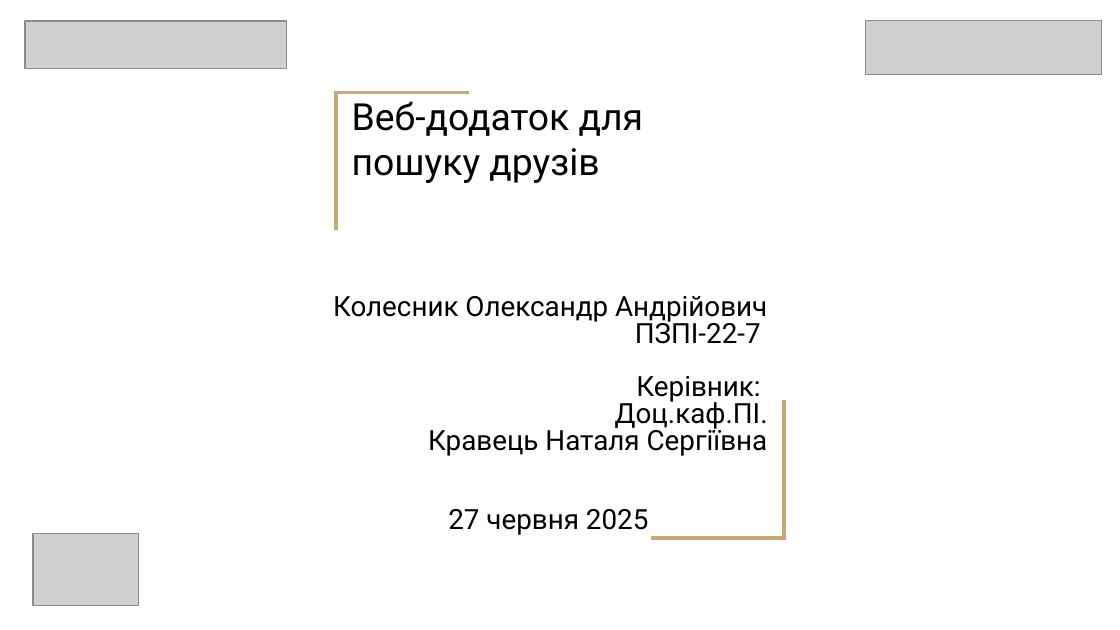
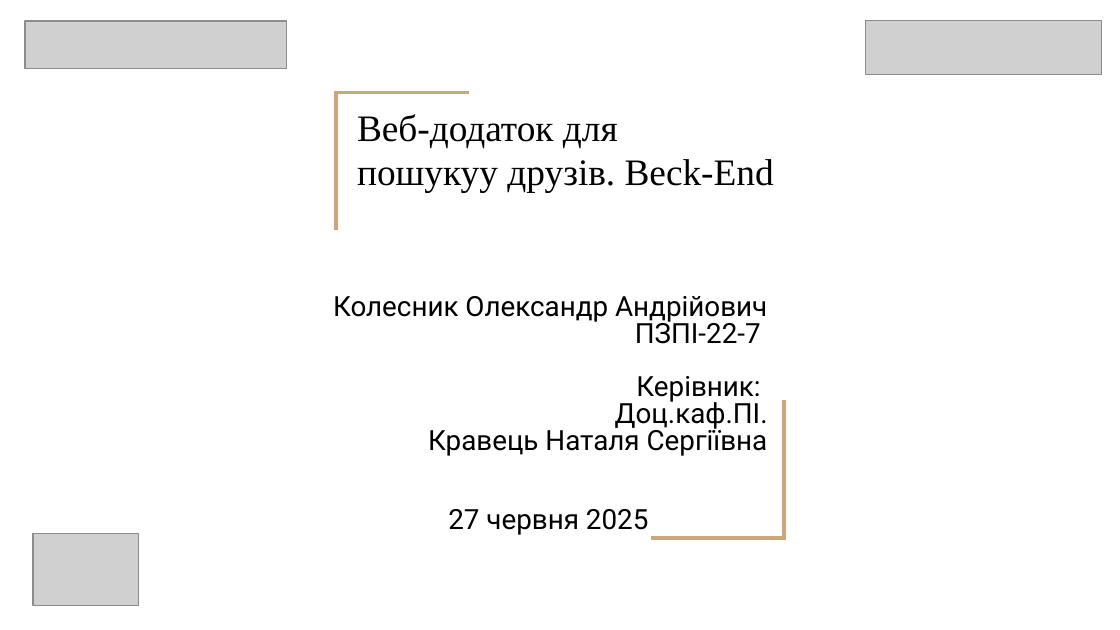
Before and after one commit to NureKolesnykOleksandr/2025_B_KKP_PZPI-22_7_Kolesnyk_O_A, a slide deck: slide 1 of 2025_Б_ККП_ПЗПІ-22-7_Колесник_О_А/2025_Б_ПІ_ПЗПІ-22-7_Колесник_О_А.pptx. Drawn at 1120x630 pixels with LibreOffice and Linux fonts; fonts in the diff are those of the drawing; grey boxes stand for pictures. Boxes give left, top, right and bottom in pixels: in the first picture for what was removed or moved away, otherwise in the second. Text is boxed around its words. In the diff, an @@ line names an element or a change of style, - is before the commit and + after.

Commit message:
Presentation updated

```diff
--- a/2025_Б_ККП_ПЗПІ-22-7_Колесник_О_А/2025_Б_ПІ_ПЗПІ-22-7_Колесник_О_А.pptx
+++ b/2025_Б_ККП_ПЗПІ-22-7_Колесник_О_А/2025_Б_ПІ_ПЗПІ-22-7_Колесник_О_А.pptx
@@ title at [357,114,774,193]: text changed; font Roboto to Times New Roman @@
-Веб-додаток для
-пошуку друзів
+Веб-додаток для
+пошукуу друзів. Beck-End
```
